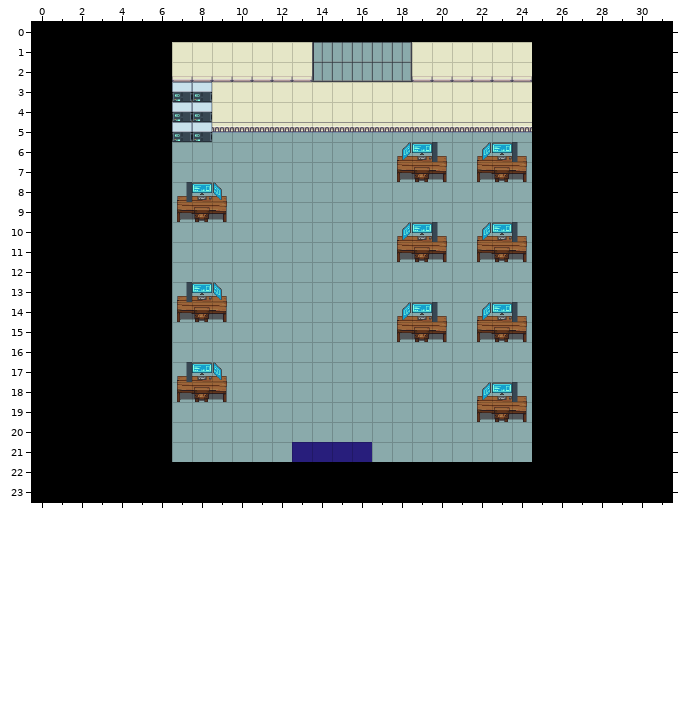
Tiled map, stored at assets/maps/salleS37.tmx. The picture above was drawn from the file before the commit.
Cells are 32x32 px. Shown: x 0..31, y 0..23.
Once edited:
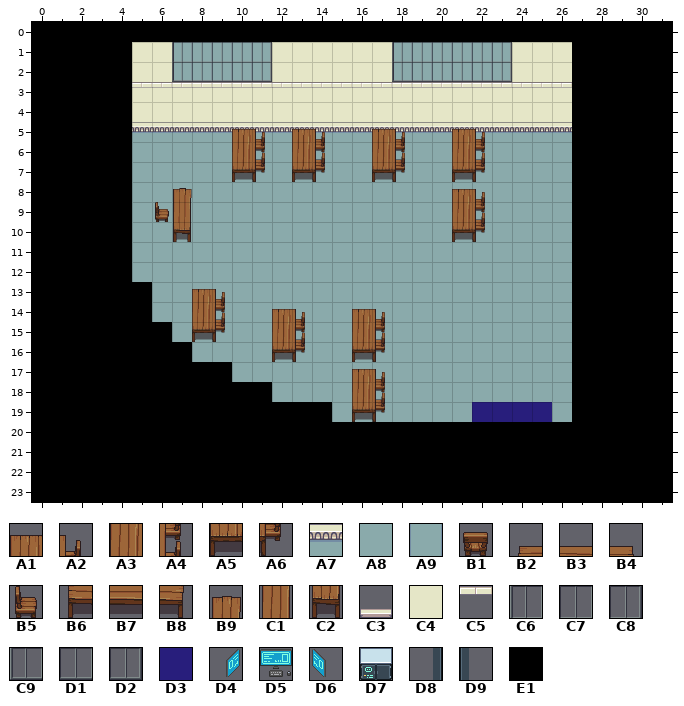
Key: from "Interior": A1 15, A2 16, A3 47, A4 48, A5 79, A6 80, A7 289, A8 321, A9 323, B1 441, B2 442, B3 443, B4 444, B5 471, B6 474, B7 475, B8 476, B9 477, C1 509, C2 541, C3 800, C4 821, C5 835, C6 974, C7 975, C8 976, C9 1006, D1 1007, D2 1008; from "couleur": D3 3; from "pixel-cyberpunk-interior": D4 48, D5 49, D6 50, D7 55, D8 126, D9 130; from "porte": E1 0.
__ is an empty cell.
Tiles replaced or removed in this view: A8, B1, B2, B3, B4, B6, B7, B8, C3, C4, C6, C7, C8, C9, D1, D2, D3, D4, D5, D6, D7, D8, D9, E1.
Tiles of an added or newly shown layer are drawn over the layers below it.
What changed:
Changed rows in their new state; .. is an unchanged cell.
Layer "sol":
first column x 5:
 6 A8 A8 .. .. .. .. .. .. .. .. .. .. .. .. .. .. .. .. .. .. A8 A8
 7 A8 A8 .. .. .. .. .. .. .. .. .. .. .. .. .. .. .. .. .. .. A8 A8
 8 A8 A8 .. .. .. .. .. .. .. .. .. .. .. .. .. .. .. .. .. .. A8 A8
 9 A8 A8 .. .. .. .. .. .. .. .. .. .. .. .. .. .. .. .. .. .. A8 A8
10 A8 A8 .. .. .. .. .. .. .. .. .. .. .. .. .. .. .. .. .. .. A8 A8
11 A8 A8 .. .. .. .. .. .. .. .. .. .. .. .. .. .. .. .. .. .. A8 A8
12 A8 A8 .. .. .. .. .. .. .. .. .. .. .. .. .. .. .. .. .. .. A8 A8
13 .. A8 .. .. .. .. .. .. .. .. .. .. .. .. .. .. .. .. .. .. A8 A8
14 .. A8 .. .. .. .. .. .. .. .. .. .. .. .. .. .. .. .. .. .. A8 A8
15 .. .. .. .. .. .. .. .. .. .. .. .. .. .. .. .. .. .. .. .. A8 A8
16 .. .. __ .. .. .. .. .. .. .. .. .. .. .. .. .. .. .. .. .. A8 A8
17 .. .. __ __ __ .. .. .. .. .. .. .. .. .. .. .. .. .. .. .. A8 A8
18 .. .. __ __ __ __ __ .. .. .. .. .. .. .. .. .. .. .. .. .. A8 A8
19 .. .. __ __ __ __ __ __ __ __ .. .. .. .. .. .. .. .. .. .. .. A8
20 .. .. __ __ __ __ __ __ __ __ __ __ __ __ __ __ __ __ __ __ .. ..
21 .. .. __ __ __ __ __ __ .. .. .. .. __ __ __ __ __ __ __ __ .. ..
Layer "sortie":
first column x 13:
19 .. .. .. .. .. .. .. .. .. D3 D3 D3 D3
21 __ __ __ __ .. .. .. .. .. .. .. .. ..
Layer "noir 99":
first column x 5:
 1 __ __ .. .. .. .. .. .. .. .. .. .. .. .. .. .. .. .. .. .. __ __
 2 __ __ .. .. .. .. .. .. .. .. .. .. .. .. .. .. .. .. .. .. __ __
 3 __ __ .. .. .. .. .. .. .. .. .. .. .. .. .. .. .. .. .. .. __ __
 4 __ __ .. .. .. .. .. .. .. .. .. .. .. .. .. .. .. .. .. .. __ __
 5 __ __ .. .. .. .. .. .. .. .. .. .. .. .. .. .. .. .. .. .. __ __
 6 __ __ .. .. .. .. .. .. .. .. .. .. .. .. .. .. .. .. .. .. __ __
 7 __ __ .. .. .. .. .. .. .. .. .. .. .. .. .. .. .. .. .. .. __ __
 8 __ __ .. .. .. .. .. .. .. .. .. .. .. .. .. .. .. .. .. .. __ __
 9 __ __ .. .. .. .. .. .. .. .. .. .. .. .. .. .. .. .. .. .. __ __
10 __ __ .. .. .. .. .. .. .. .. .. .. .. .. .. .. .. .. .. .. __ __
11 __ __ .. .. .. .. .. .. .. .. .. .. .. .. .. .. .. .. .. .. __ __
12 __ __ .. .. .. .. .. .. .. .. .. .. .. .. .. .. .. .. .. .. __ __
13 .. __ .. .. .. .. .. .. .. .. .. .. .. .. .. .. .. .. .. .. __ __
14 .. __ .. .. .. .. .. .. .. .. .. .. .. .. .. .. .. .. .. .. __ __
15 .. .. .. .. .. .. .. .. .. .. .. .. .. .. .. .. .. .. .. .. __ __
16 .. .. E1 .. .. .. .. .. .. .. .. .. .. .. .. .. .. .. .. .. __ __
17 .. .. E1 E1 E1 .. .. .. .. .. .. .. .. .. .. .. .. .. .. .. __ __
18 .. .. E1 E1 E1 E1 E1 .. .. .. .. .. .. .. .. .. .. .. .. .. __ __
19 .. .. E1 E1 E1 E1 E1 E1 E1 E1 .. .. .. .. .. .. .. .. .. .. __ __
20 .. .. E1 E1 E1 E1 E1 E1 E1 E1 E1 E1 E1 E1 E1 E1 E1 E1 E1 E1 .. ..
21 .. .. E1 E1 E1 E1 E1 E1 E1 E1 E1 E1 E1 E1 E1 E1 E1 E1 E1 E1 .. ..
Layer "mur 99":
first column x 5:
 1 C4 C4 A9 A9 A9 A9 A9 .. .. C4 C4 C4 C4 A9 A9 A9 A9 A9 A9 .. C4 C4
 2 C4 C4 A9 A9 A9 A9 A9 .. .. C4 C4 C4 C4 A9 A9 A9 A9 A9 A9 .. C4 C4
 3 C4 C4 .. .. .. .. .. .. .. .. .. .. .. .. .. .. .. .. .. .. C4 C4
 4 C4 C4 .. .. .. .. .. .. .. .. .. .. .. .. .. .. .. .. .. .. C4 C4
 5 A7 A7 .. .. .. .. .. .. .. .. .. .. .. .. .. .. .. .. .. .. A7 A7
Layer "murplus 99" (added):
first column x 5:
 3 C5 C5 C5 C5 C5 C5 C5 C5 C5 C5 C5 C5 C5 C5 C5 C5 C5 C5 C5 C5 C5 C5
Layer "tables 99":
first column x 7:
 5 .. .. .. A1 A2 .. A1 A2 .. .. A1 A2 .. .. A1 A2 .. ..
 6 .. .. .. A3 A4 .. A3 A4 .. .. A3 A4 __ __ A3 A4 __ __
 7 .. .. .. A5 A6 .. A5 A6 .. .. A5 A6 __ __ A5 A6 __ __
 8 B9 __ __ .. .. .. .. .. .. .. .. .. .. .. A1 A2 .. ..
 9 C1 __ __ .. .. .. .. .. .. .. .. .. .. .. A3 A4 .. ..
10 C2 .. .. .. .. .. .. .. .. .. .. __ __ __ A5 A6 __ __
11 .. .. .. .. .. .. .. .. .. .. .. __ __ __ .. __ __ __
13 __ A1 A2 .. .. .. .. .. .. .. .. .. .. .. .. .. .. ..
14 __ A3 A4 .. .. A1 A2 .. .. A1 A2 __ __ __ .. __ __ __
15 .. A5 A6 .. .. A3 A4 .. .. A3 A4 __ __ __ .. __ __ __
16 .. .. .. .. .. A5 A6 .. .. A5 A6 .. .. .. .. .. .. ..
17 __ __ __ .. .. .. .. .. .. A1 A2 .. .. .. .. .. .. ..
18 __ __ __ .. .. .. .. .. .. A3 A4 .. .. .. .. __ __ __
19 .. .. .. .. .. .. .. .. .. A5 A6 .. .. .. .. __ __ __
Layer "chaise 99":
first column x 6:
 7 .. .. .. .. .. .. .. .. .. .. .. .. .. __ .. .. .. __
 9 B5 .. __ .. .. .. .. .. .. .. .. .. .. .. .. .. .. ..
11 .. .. .. .. .. .. .. .. .. .. .. .. .. __ .. .. .. __
14 .. .. __ .. .. .. .. .. .. .. .. .. .. .. .. .. .. ..
15 .. .. .. .. .. .. .. .. .. .. .. .. .. __ .. .. .. __
18 .. .. __ .. .. .. .. .. .. .. .. .. .. .. .. .. .. ..
19 .. .. .. .. .. .. .. .. .. .. .. .. .. .. .. .. .. __
Layer "exterieur 99":
first column x 7:
 1 C6 C7 C7 C7 C8 .. .. __ __ __ __ C6 C7 C7 C7 C7 C8 ..
 2 C9 D1 D1 D1 D2 __ __ __ __ __ __ C9 D1 D1 D1 D1 D2 __
Layer "ordinateur 99" (removed):
first column x 7:
 3 __ __ .. .. .. .. .. .. .. .. .. .. .. .. .. .. .. ..
 4 __ __ .. .. .. .. .. .. .. .. .. .. .. .. .. .. .. ..
 5 __ __ .. .. .. .. .. .. .. .. .. .. .. .. .. .. .. ..
 6 .. .. .. .. .. .. .. .. .. .. .. __ __ __ .. __ __ __
 8 __ __ __ .. .. .. .. .. .. .. .. .. .. .. .. .. .. ..
10 .. .. .. .. .. .. .. .. .. .. .. __ __ __ .. __ __ __
13 __ __ __ .. .. .. .. .. .. .. .. .. .. .. .. .. .. ..
14 .. .. .. .. .. .. .. .. .. .. .. __ __ __ .. __ __ __
17 __ __ __ .. .. .. .. .. .. .. .. .. .. .. .. .. .. ..
18 .. .. .. .. .. .. .. .. .. .. .. .. .. .. .. __ __ __
